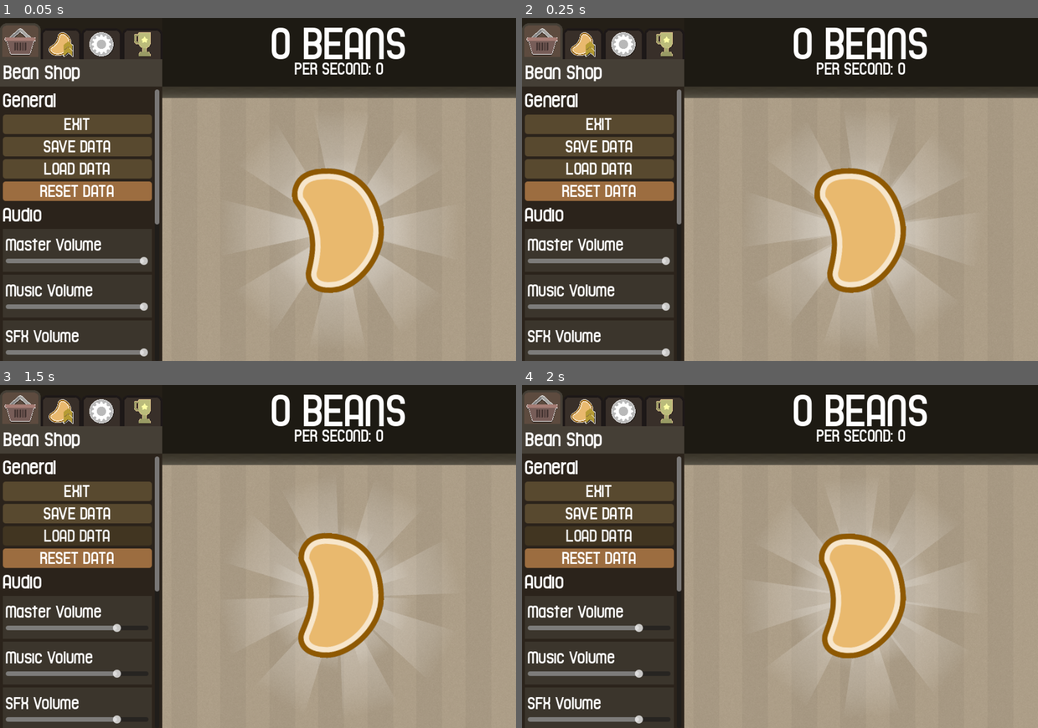
Above: before the commit, frames 1-4 (two rows, left to right).
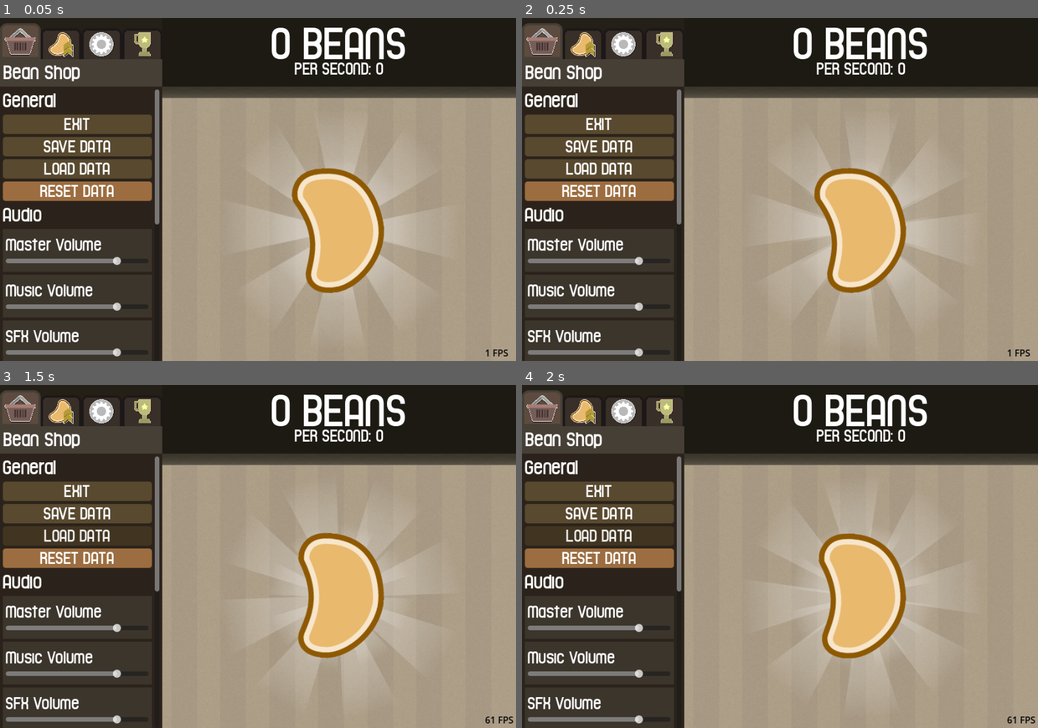
Above: after the commit, the same moments.

Repository: ZachSeb/BEAN-CLICKER-GODOT-4
Game: Godot game, scene res://scenes/levels/clicker_level.tscn
Two runs of this game, one before a commit and one after it. Both use one fixed random seed, a clock stepped at 60 frames per second and the inputs below.
Inputs:
- Up to frame 1 (0.05 s): no input
- Up to frame 2 (0.25 s): no input
- Up to frame 3 (1.5 s): click "SAVE DATA" at 0.5 s; click "LOAD DATA" at 1.25 s
- Up to frame 4 (2 s): no input

The runs differ from the first frame. In frame 1, 0.4% of the frame differs, in the area x 21-99%, y 69-99%; in frame 2, 0.4%; in frame 3, less than 0.1%; in frame 4, less than 0.1%.

Commit message:
idk what i did but it showed that i modified a lot of stuff lol

Diff:
--- a/globals/settings.gd
+++ /dev/null
@@ -1,115 +0,0 @@
-extends Node
-
-
-@export var master_volume = 0.8:
-	get: return master_volume
-	set(value):
-		master_volume = value
-		change_volume_of_bus(master_volume, "Master")
-
-@export var music_volume = 0.8:
-	get: return music_volume
-	set(value):
-		music_volume = value
-		change_volume_of_bus(music_volume, "Music")
-
-@export var sfx_volume = 0.8:
-	get: return sfx_volume
-	set(value):
-		sfx_volume = value
-		change_volume_of_bus(sfx_volume, "SFX")
-
-# SCREEN MODE: 0 = WINDOWED, 1 = FULLSCREEN, 2 = BORDERLESS
-@export var display_mode: int = 0:
-	get: return display_mode
-	set(value):
-		display_mode = value
-		set_display_mode(value)
-
-@export var vsync_enabled: bool = true:
-	get: return vsync_enabled
-	set(value):
-		vsync_enabled = value
-		toggle_vsync(value)
-
-signal display_fps_visiblity_changed
-@export var display_fps: bool = false:
-	get: return display_fps
-	set(value):
-		display_fps = value
-		display_fps_visiblity_changed.emit()
-
-signal toggle_particles_changed(particle: String)
-@export var bean_particles: bool = true:
-	get: return bean_particles
-	set(value):
-		bean_particles = value
-		toggle_particles_changed.emit("Bean")
-
-@export var text_particles: bool = true:
-	get: return text_particles
-	set(value):
-		text_particles = value
-		toggle_particles_changed.emit("Text")
-
-
-#func set_data(loaded_data: Dictionary):
-#	master_volume = loaded_data.MASTER_VOLUME
-#	music_volume = loaded_data.MUSIC_VOLUME
-#	sfx_volume = loaded_data.SFX_VOLUME
-#
-#	display_mode = loaded_data.DISPLAY_MODE
-#	vsync_enabled = loaded_data.VSYNC_ENABLED
-#	display_fps = loaded_data.DISPLAY_FPS
-#
-#	bean_particles = loaded_data.BEAN_PARTICLES
-#	text_particles = loaded_data.TEXT_PARTICLES
-
-func save_stats():
-	var save_dict = {
-		"filename" : $".".get_path(),
-		"parent" : get_parent().get_path(),
-
-		"master_volume" : master_volume,
-		"music_volume" : music_volume,
-		"sfx_volume" : sfx_volume,
-		"display_mode" : display_mode,
-		"vsync_enabled" : vsync_enabled,
-		"display_fps" : display_fps,
-		"bean_particles" : bean_particles,
-		"text_particles" : text_particles
-	}
-	return save_dict
-
-
-func _ready():
-	set_display_mode(display_mode)
-	toggle_vsync(vsync_enabled)
-
-
-func set_display_mode(value: int):
-	if value == 0:
-		DisplayServer.window_set_mode(DisplayServer.WINDOW_MODE_WINDOWED)
-		DisplayServer.window_set_flag(DisplayServer.WINDOW_FLAG_BORDERLESS, false)
-
-	if value == 1:
-		DisplayServer.window_set_mode(DisplayServer.WINDOW_MODE_FULLSCREEN)
-
-	if value == 2:
-		DisplayServer.window_set_flag(DisplayServer.WINDOW_FLAG_BORDERLESS, true)
-		DisplayServer.window_set_mode(DisplayServer.WINDOW_MODE_WINDOWED)
-
-
-func toggle_vsync(value: bool):
-	if value:
-		DisplayServer.window_set_vsync_mode(DisplayServer.VSYNC_ENABLED)
-	else:
-		DisplayServer.window_set_vsync_mode(DisplayServer.VSYNC_DISABLED)
-
-
-func change_volume_of_bus(value: float, bus_name: String):
-	var bus_index = AudioServer.get_bus_index(bus_name)
-	AudioServer.set_bus_volume_db(
-		bus_index,
-		linear_to_db(value)
-	)
--- a/globals/user.gd
+++ b/globals/user.gd
@@ -58,7 +58,6 @@
 func save_stats():
 	var save_dict = {
 		"filename" : $".".get_path(),
-		"parent" : get_parent().get_path(),
 
 		"beans" : beans,
 		"beans_per_click" : beans_per_click,
--- a/project.godot
+++ b/project.godot
@@ -15,7 +15,7 @@
 run/main_scene="res://scenes/levels/clicker_level.tscn"
 config/use_custom_user_dir=true
 config/custom_user_dir_name="BeanClickerGodot"
-config/features=PackedStringArray("4.1", "Mobile")
+config/features=PackedStringArray("4.2", "Mobile")
 config/icon="res://icon.png"
 
 [audio]
@@ -26,7 +26,7 @@
 
 SaveFile="*res://save_file.gd"
 User="*res://scenes/user.tscn"
-Settings="*res://globals/settings.gd"
+Settings="*res://scenes/gui/menus/side_menu.gd"
 
 [display]
 
--- a/save_file.gd
+++ b/save_file.gd
@@ -1,7 +1,7 @@
 extends Node
 
 const save_path = "user://savegame.save"
-signal file_loaded()
+signal file_loaded
 
 
 func save_file():
@@ -15,7 +15,7 @@
 
 		# Check the node has a save function.
 		if !node.has_method("save_stats"):
-			print("persistent node '%s' is missing a save() function, skipped" % node.name)
+			print("persistent node '%s' is missing a save_stats() function, skipped" % node.name)
 			continue
 
 		# Call the node's save function.
@@ -23,9 +23,10 @@
 
 		# JSON provides a static method to serialized JSON string.
 		var json_string = JSON.stringify(node_data)
-
 		# Store the save dictionary as a new line in the save file.
 		file.store_line(json_string)
+
+	file_loaded.emit()
 
 
 func load_file():
@@ -35,10 +36,6 @@
 	# We need to revert the game state so we're not cloning objects
 	# during loading. This will vary wildly depending on the needs of a
 	# project, so take care with this step.
-	# For our example, we will accomplish this by deleting saveable objects.
-#	var save_nodes = get_tree().get_nodes_in_group("Persist")
-#	for i in save_nodes:
-#		i.queue_free()
 
 	# Load the file line by line and process that dictionary to restore
 	# the object it represents.
@@ -77,7 +74,8 @@
 
 
 func reset_file():
-	pass
+	DirAccess.remove_absolute(save_path)
+	get_tree().quit()
 
 
 #func create_user_data() -> Dictionary:
--- a/scenes/gui/menus/side_menu.gd
+++ b/scenes/gui/menus/side_menu.gd
@@ -1,45 +1,134 @@
-extends Control
-
+extends Node
 
 @export var tab_group: ButtonGroup
-@export var open_close_duration = 0.6
-var open: bool = true
+
+@export_group("Settings Values")
+@export var master_volume = 0.8:
+	get: return master_volume
+	set(value):
+		master_volume = value
+		change_volume_of_bus(master_volume, "Master")
+
+@export var music_volume = 0.8:
+	get: return music_volume
+	set(value):
+		music_volume = value
+		change_volume_of_bus(music_volume, "Music")
+
+@export var sfx_volume = 0.8:
+	get: return sfx_volume
+	set(value):
+		sfx_volume = value
+		change_volume_of_bus(sfx_volume, "SFX")
+
+# SCREEN MODE: 0 = WINDOWED, 1 = FULLSCREEN, 2 = BORDERLESS
+@export var display_mode: int = 0:
+	get: return display_mode
+	set(value):
+		display_mode = value
+		set_display_mode(value)
+
+@export var vsync_enabled: bool = true:
+	get: return vsync_enabled
+	set(value):
+		vsync_enabled = value
+		toggle_vsync(value)
+
+signal display_fps_visiblity_changed
+@export var display_fps: bool = false:
+	get: return display_fps
+	set(value):
+		display_fps = value
+		display_fps_visiblity_changed.emit()
+#
+signal toggle_particles_changed(particle: String, toggle: bool)
+@export var bean_particles: bool = true:
+	get: return bean_particles
+	set(value):
+		bean_particles = value
+		toggle_particles_changed.emit("Bean")
+
+@export var text_particles: bool = true:
+	get: return text_particles
+	set(value):
+		text_particles = value
+		toggle_particles_changed.emit("Text")
 
 
 func _on_top_menu_change_state(state: String):
 	for states in $MenuStates.get_children():
 		states.visible = false
 
-
-
 	if state == "Shop":
 		$MenuStates/Shop.visible = true
-
 	elif state == "Upgrades":
 		$MenuStates/Upgrades.visible = true
-
 	elif state == "Settings":
 		$MenuStates/Settings.visible = true
-
 	elif state == "Achievements":
 		$MenuStates/Achievements.visible = true
-
 	else:
-		print(str(state, " is not valid"))
-
+		print(str(state, " is not valid. Error"))
 
 # settings
 func _on_save_button_pressed():
 	SaveFile.save_file()
+func _on_load_button_pressed():
+	SaveFile.load_file()
+func _on_exit_button_pressed():
+	get_tree().quit()
+func _on_reset_button_pressed():
+	SaveFile.reset_file()
 
 
-func _on_load_button_pressed():
-	SaveFile.load_file()
+func change_volume_of_bus(value: float, bus_name: String):
+	print("does this print twice")
+	print(value, bus_name)
+
+	var bus_index = AudioServer.get_bus_index(bus_name)
+	AudioServer.set_bus_volume_db(
+		bus_index,
+		linear_to_db(value)
+	)
 
 
-func _on_exit_button_pressed():
-	get_tree().quit()
+func toggle_vsync(value: bool):
+	if value:
+		DisplayServer.window_set_vsync_mode(DisplayServer.VSYNC_ENABLED)
+	else:
+		DisplayServer.window_set_vsync_mode(DisplayServer.VSYNC_DISABLED)
 
 
-func _on_reset_button_pressed():
-	SaveFile.reset_file()
+func set_display_mode(value: int):
+	if value == 0:
+		DisplayServer.window_set_mode(DisplayServer.WINDOW_MODE_WINDOWED)
+		DisplayServer.window_set_flag(DisplayServer.WINDOW_FLAG_BORDERLESS, false)
+
+	if value == 1:
+		DisplayServer.window_set_mode(DisplayServer.WINDOW_MODE_FULLSCREEN)
+
+	if value == 2:
+		DisplayServer.window_set_flag(DisplayServer.WINDOW_FLAG_BORDERLESS, true)
+		DisplayServer.window_set_mode(DisplayServer.WINDOW_MODE_WINDOWED)
+
+
+func save_stats():
+	var save_dict = {
+		"filename" : $".".get_path(),
+
+		"master_volume" : master_volume,
+		"music_volume" : music_volume,
+		"sfx_volume" : sfx_volume,
+
+		"display_mode" : display_mode,
+		"vsync_enabled" : vsync_enabled,
+		"display_fps" : display_fps,
+
+		"bean_particles" : bean_particles,
+		"text_particles" : text_particles
+	}
+	return save_dict
+
+
+func _process(_delta):
+	print(master_volume)
--- a/scenes/gui/menus/side_menu.tscn
+++ b/scenes/gui/menus/side_menu.tscn
@@ -1,17 +1,16 @@
-[gd_scene load_steps=27 format=3 uid="uid://c1c5tcih7m31j"]
+[gd_scene load_steps=26 format=3 uid="uid://c1c5tcih7m31j"]
 
 [ext_resource type="Script" path="res://addons/SmoothScroll/SmoothScrollContainer.gd" id="1_i08l8"]
 [ext_resource type="Script" path="res://scenes/gui/menus/side_menu.gd" id="1_nvw2w"]
 [ext_resource type="PackedScene" uid="uid://6a8dhg3nj3l2" path="res://scenes/gui/side_menu_elements/buttons/shop_buttons/shop_cursor_button.tscn" id="2_1w61d"]
-[ext_resource type="ButtonGroup" uid="uid://bdb6gqg1p5art" path="res://scenes/gui/side_menu_elements/buttons/button_groups/tab_buttons.tres" id="2_4d2kr"]
 [ext_resource type="FontFile" uid="uid://bjvt65cn1k27y" path="res://graphics/fonts/ToonAround.otf" id="5_0ooia"]
 [ext_resource type="PackedScene" uid="uid://bswid0h7fhblc" path="res://scenes/gui/side_menu_elements/buttons/shop_buttons/shop_auto_clicker_button.tscn" id="5_df5lf"]
 [ext_resource type="PackedScene" uid="uid://61aytj55m2gh" path="res://scenes/gui/side_menu_elements/buttons/shop_buttons/shop_bean_farmer_button.tscn" id="6_5qr2e"]
 [ext_resource type="PackedScene" uid="uid://dhup07crwmafx" path="res://scenes/gui/side_menu_elements/buttons/shop_buttons/shop_farm_button.tscn" id="7_uddhx"]
 [ext_resource type="PackedScene" uid="uid://d3ipups12icjy" path="res://scenes/gui/side_menu_elements/buttons/shop_buttons/shop_bean_mine_button.tscn" id="8_rt5by"]
-[ext_resource type="PackedScene" uid="uid://lgq6scn0oxmw" path="res://scenes/gui/side_menu_elements/settings_elements/master_volume_slider.tscn" id="10_qduka"]
-[ext_resource type="PackedScene" uid="uid://scvacxxi50tn" path="res://scenes/gui/side_menu_elements/settings_elements/music_volume_slider.tscn" id="11_3v2v4"]
-[ext_resource type="PackedScene" uid="uid://dntxktwq6fxnw" path="res://scenes/gui/side_menu_elements/settings_elements/sfx_volume_slider.tscn" id="12_qv5j8"]
+[ext_resource type="PackedScene" uid="uid://lgq6scn0oxmw" path="res://scenes/gui/side_menu_elements/settings_elements/master_volume_slider.tscn" id="10_adyfm"]
+[ext_resource type="PackedScene" uid="uid://8rbhdb8qh66t" path="res://scenes/gui/side_menu_elements/settings_elements/music_volume_slider.tscn" id="11_u1yn8"]
+[ext_resource type="PackedScene" uid="uid://dntxktwq6fxnw" path="res://scenes/gui/side_menu_elements/settings_elements/sfx_volume_slider.tscn" id="12_5j6xc"]
 [ext_resource type="PackedScene" uid="uid://dd5fn8x6uu1f1" path="res://scenes/gui/side_menu_elements/settings_elements/display_mode_drop_down.tscn" id="13_eio7n"]
 [ext_resource type="PackedScene" uid="uid://dw8t182ugtnxq" path="res://scenes/gui/side_menu_elements/settings_elements/vsync_check_button.tscn" id="13_ndox6"]
 [ext_resource type="PackedScene" uid="uid://hajw4prg425d" path="res://scenes/gui/side_menu_elements/settings_elements/display_fps_check_button.tscn" id="13_ohmea"]
@@ -62,16 +61,15 @@
 corner_radius_bottom_right = 5
 corner_radius_bottom_left = 5
 
-[sub_resource type="ButtonGroup" id="ButtonGroup_aclrm"]
+[sub_resource type="ButtonGroup" id="ButtonGroup_x1eok"]
 resource_name = "TabButtons"
 
-[node name="SideMenu" type="Control"]
+[node name="SideMenu" type="Control" groups=["Persist"]]
 layout_mode = 3
 anchor_right = 0.315
 anchor_bottom = 1.0
 grow_vertical = 2
 script = ExtResource("1_nvw2w")
-tab_group = ExtResource("2_4d2kr")
 
 [node name="ColorRect" type="ColorRect" parent="."]
 layout_mode = 1
@@ -302,15 +300,15 @@
 theme_override_font_sizes/font_size = 35
 text = "Audio      "
 
-[node name="MasterVolumeSlider" parent="MenuStates/Settings/ScrollContainer/VBoxContainer" instance=ExtResource("10_qduka")]
-layout_mode = 2
-mouse_filter = 1
-
-[node name="MusicVolumeSlider" parent="MenuStates/Settings/ScrollContainer/VBoxContainer" instance=ExtResource("11_3v2v4")]
-layout_mode = 2
-mouse_filter = 1
-
-[node name="SFXVolumeSlider" parent="MenuStates/Settings/ScrollContainer/VBoxContainer" instance=ExtResource("12_qv5j8")]
+[node name="MasterVolumeSlider" parent="MenuStates/Settings/ScrollContainer/VBoxContainer" groups=["Persist"] instance=ExtResource("10_adyfm")]
+layout_mode = 2
+mouse_filter = 1
+
+[node name="MusicVolumeSlider" parent="MenuStates/Settings/ScrollContainer/VBoxContainer" groups=["Persist"] instance=ExtResource("11_u1yn8")]
+layout_mode = 2
+mouse_filter = 1
+
+[node name="SFXVolumeSlider" parent="MenuStates/Settings/ScrollContainer/VBoxContainer" groups=["Persist"] instance=ExtResource("12_5j6xc")]
 layout_mode = 2
 mouse_filter = 1
 
@@ -328,6 +326,7 @@
 [node name="VSyncCheckButton" parent="MenuStates/Settings/ScrollContainer/VBoxContainer" instance=ExtResource("13_ndox6")]
 layout_mode = 2
 mouse_filter = 1
+checked = true
 
 [node name="DisplayFPSCheckButton" parent="MenuStates/Settings/ScrollContainer/VBoxContainer" instance=ExtResource("13_ohmea")]
 layout_mode = 2
@@ -343,10 +342,12 @@
 [node name="BeanParticlesCheckButton" parent="MenuStates/Settings/ScrollContainer/VBoxContainer" instance=ExtResource("16_g1x5c")]
 layout_mode = 2
 mouse_filter = 1
+checked = true
 
 [node name="TextParticlesCheckButton" parent="MenuStates/Settings/ScrollContainer/VBoxContainer" instance=ExtResource("17_ac8i0")]
 layout_mode = 2
 mouse_filter = 1
+checked = true
 
 [node name="TextureRect" type="TextureRect" parent="MenuStates/Settings/ScrollContainer/VBoxContainer"]
 layout_mode = 2
--- a/scenes/gui/side_menu_elements/buttons/shop_buttons/side_menu_shop_button.gd
+++ b/scenes/gui/side_menu_elements/buttons/shop_buttons/side_menu_shop_button.gd
@@ -22,7 +22,6 @@
 func save_stats() -> Dictionary:
 	var save_dict = {
 		"filename" : $".".get_path(),
-		"parent" : get_parent().get_path(),
 
 		"cost" : cost,
 		"base_cost" : base_cost,
--- a/scenes/gui/side_menu_elements/settings_elements/bean_particles_check_button.gd
+++ b/scenes/gui/side_menu_elements/settings_elements/bean_particles_check_button.gd
@@ -1,9 +1 @@
 extends SettingsCheckButton
-
-
-func on_check_button_pressed_child():
-	Settings.bean_particles = $CheckButton.button_pressed
-
-
-func refresh():
-	$CheckButton.button_pressed = Settings.bean_particles
--- a/scenes/gui/side_menu_elements/settings_elements/bean_particles_check_button.tscn
+++ b/scenes/gui/side_menu_elements/settings_elements/bean_particles_check_button.tscn
@@ -6,5 +6,8 @@
 [node name="BeanParticlesCheckButton" instance=ExtResource("1_lqjgu")]
 script = ExtResource("2_pn8dm")
 
+[node name="CheckButton" parent="." index="1"]
+button_pressed = true
+
 [node name="Label" parent="." index="2"]
 text = "Bean Particles"
--- a/scenes/gui/side_menu_elements/settings_elements/display_fps_check_button.gd
+++ b/scenes/gui/side_menu_elements/settings_elements/display_fps_check_button.gd
@@ -1,9 +1 @@
 extends SettingsCheckButton
-
-func refresh():
-	$CheckButton.button_pressed = Settings.display_fps
-
-
-func on_check_button_pressed_child():
-	print(str($CheckButton.button_pressed))
-	Settings.display_fps = $CheckButton.button_pressed
--- a/scenes/gui/side_menu_elements/settings_elements/display_mode_drop_down.gd
+++ b/scenes/gui/side_menu_elements/settings_elements/display_mode_drop_down.gd
@@ -1,7 +1,8 @@
 extends SettingsDropDown
 
 func refresh():
-	$OptionButton.selected = Settings.display_mode
+	pass
+#	$OptionButton.selected = Settings.display_mode
 
 
 func on_item_selected(index: int):
--- a/scenes/gui/side_menu_elements/settings_elements/master_volume_slider.gd
+++ b/scenes/gui/side_menu_elements/settings_elements/master_volume_slider.gd
@@ -1,7 +1,7 @@
 extends SettingsSlider
 
 
-func on_slider_changed(value: float) -> void:
+func on_slider_changed(value):
 	Settings.master_volume = value
 
 
--- a/scenes/gui/side_menu_elements/settings_elements/music_volume_slider.gd
+++ b/scenes/gui/side_menu_elements/settings_elements/music_volume_slider.gd
@@ -1,7 +1,7 @@
 extends SettingsSlider
 
 
-func on_slider_changed(value: float) -> void:
+func on_slider_changed(value):
 	Settings.music_volume = value
 
 
--- a/scenes/gui/side_menu_elements/settings_elements/presets/settings_check_button.gd
+++ b/scenes/gui/side_menu_elements/settings_elements/presets/settings_check_button.gd
@@ -1,22 +1,35 @@
 extends Control
 class_name SettingsCheckButton
 
+@export var checked: bool:
+	get: return checked
+	set(value):
+		checked = value
+		refresh()
+
+
 
 func _ready():
-	var check_button = get_node("CheckButton")
+	refresh()
 
-	check_button.pressed.connect(on_check_button_pressed_parent)
-	SaveFile.file_loaded.connect(refresh)
+	$CheckButton.pressed.connect(func super_on_check_button_pressed():
+		checked = $CheckButton.button_pressed
+		$CheckPressSFX.play()
+		on_check_button_pressed()
+	)
+
+
+func on_check_button_pressed():
+	pass
 
 
 func refresh():
-	print("refresh settings check button")
+	$CheckButton.button_pressed = checked
 
 
-func on_check_button_pressed_parent():
-	$CheckPressSFX.play()
-	on_check_button_pressed_child()
-
-
-func on_check_button_pressed_child():
-	print("custom function")
+func save_stats() -> Dictionary:
+	var save_dict = {
+		"filename" : $".".get_path(),
+		"checked" : checked
+	}
+	return save_dict
--- a/scenes/gui/side_menu_elements/settings_elements/presets/settings_check_button.tscn
+++ b/scenes/gui/side_menu_elements/settings_elements/presets/settings_check_button.tscn
@@ -5,7 +5,7 @@
 [ext_resource type="FontFile" uid="uid://bjvt65cn1k27y" path="res://graphics/fonts/ToonAround.otf" id="3_rbmss"]
 [ext_resource type="AudioStream" uid="uid://g3y2kp41otav" path="res://sounds/sfx/check_press.wav" id="4_j5dr0"]
 
-[node name="SettingsCheckButton" type="Control"]
+[node name="SettingsCheckButton" type="Control" groups=["Persist"]]
 custom_minimum_size = Vector2(260, 75)
 layout_mode = 3
 anchors_preset = 15
--- a/scenes/gui/side_menu_elements/settings_elements/presets/settings_slider.gd
+++ b/scenes/gui/side_menu_elements/settings_elements/presets/settings_slider.gd
@@ -1,21 +1,17 @@
 extends Control
 class_name SettingsSlider
 
-@onready var slider = get_node("HSlider")
+
+func _ready():
+	refresh()
+
+	SaveFile.file_loaded.connect(refresh)
+	$HSlider.value_changed.connect(on_slider_changed)
 
 
-func _ready():
-	slider.value_changed.connect(on_slider_changed)
-	SaveFile.file_loaded.connect(refresh)
-
-
-func on_slider_changed(value: float) -> void:
-#	AudioServer.set_bus_volume_db(
-#		bus_index,
-#		linear_to_db(value)
-#	)
-	print(value)
+func on_slider_changed(value):
+	pass
 
 
 func refresh():
-	print("refresh")
+	pass
--- a/scenes/gui/side_menu_elements/settings_elements/sfx_volume_slider.gd
+++ b/scenes/gui/side_menu_elements/settings_elements/sfx_volume_slider.gd
@@ -1,6 +1,7 @@
 extends SettingsSlider
 
-func on_slider_changed(value: float) -> void:
+
+func on_slider_changed(value):
 	Settings.sfx_volume = value
 
 
--- a/scenes/gui/side_menu_elements/settings_elements/text_particles_check_button.gd
+++ b/scenes/gui/side_menu_elements/settings_elements/text_particles_check_button.gd
@@ -1,9 +1 @@
 extends SettingsCheckButton
-
-
-func on_check_button_pressed_child():
-	Settings.text_particles = $CheckButton.button_pressed
-
-
-func refresh():
-	$CheckButton.button_pressed = Settings.text_particles
--- a/scenes/gui/side_menu_elements/settings_elements/text_particles_check_button.tscn
+++ b/scenes/gui/side_menu_elements/settings_elements/text_particles_check_button.tscn
@@ -6,6 +6,9 @@
 [node name="TextParticlesCheckButton" instance=ExtResource("1_6j71u")]
 script = ExtResource("2_1madk")
 
+[node name="CheckButton" parent="." index="1"]
+button_pressed = true
+
 [node name="Label" parent="." index="2"]
 rotation = -0.000214178
 text = "Text Particles"
--- a/scenes/gui/side_menu_elements/settings_elements/vsync_check_button.gd
+++ b/scenes/gui/side_menu_elements/settings_elements/vsync_check_button.gd
@@ -1,9 +1 @@
 extends SettingsCheckButton
-
-
-func refresh():
-	$CheckButton.button_pressed = Settings.vsync_enabled
-
-
-func on_check_button_pressed_child():
-	Settings.vsync_enabled = $CheckButton.button_pressed
--- a/scenes/gui/side_menu_elements/settings_elements/vsync_check_button.tscn
+++ b/scenes/gui/side_menu_elements/settings_elements/vsync_check_button.tscn
@@ -6,5 +6,8 @@
 [node name="VSyncCheckButton" instance=ExtResource("1_5hjku")]
 script = ExtResource("2_5255u")
 
+[node name="CheckButton" parent="." index="1"]
+button_pressed = true
+
 [node name="Label" parent="." index="2"]
 text = "VSync"
--- a/scenes/levels/clicker_level.gd
+++ b/scenes/levels/clicker_level.gd
@@ -3,4 +3,3 @@
 
 func _ready():
 	SaveFile.load_file()
-	print(User.beans)
--- a/scenes/levels/clicker_level.tscn
+++ b/scenes/levels/clicker_level.tscn
@@ -1,11 +1,10 @@
-[gd_scene load_steps=8 format=3 uid="uid://bkpkc2jsrkyj5"]
+[gd_scene load_steps=7 format=3 uid="uid://bkpkc2jsrkyj5"]
 
 [ext_resource type="Script" path="res://save_file.gd" id="1_0tll7"]
 [ext_resource type="Script" path="res://scenes/levels/clicker_level.gd" id="1_jjpxq"]
 [ext_resource type="PackedScene" uid="uid://cfwojk37ldidu" path="res://scenes/objects/background.tscn" id="2_eewli"]
 [ext_resource type="PackedScene" uid="uid://hyvaqgnbrom1" path="res://scenes/objects/ui.tscn" id="3_pl4xx"]
 [ext_resource type="PackedScene" uid="uid://qm7ka0dgvc3h" path="res://scenes/playlist.tscn" id="6_4pqdu"]
-[ext_resource type="PackedScene" uid="uid://c7x1r870f8gmy" path="res://scenes/settings.tscn" id="6_eo283"]
 [ext_resource type="PackedScene" uid="uid://1napypaktu83" path="res://scenes/user.tscn" id="6_j0cuc"]
 
 [node name="ClickerLevel" type="Node2D"]
@@ -17,8 +16,6 @@
 
 [node name="User" parent="." instance=ExtResource("6_j0cuc")]
 
-[node name="Settings" parent="User" instance=ExtResource("6_eo283")]
-
 [node name="Save" type="Node" parent="User"]
 script = ExtResource("1_0tll7")
 
--- a/scenes/objects/FPSCounter.gd
+++ b/scenes/objects/FPSCounter.gd
@@ -7,7 +7,8 @@
 
 
 func update_visibilty():
-	$".".visible = Settings.display_fps
+#	$".".visible = Settings.display_fps
+	pass
 
 
 func on_display_fps_visiblity_changed():
--- a/scenes/objects/center_bean.gd
+++ b/scenes/objects/center_bean.gd
@@ -26,12 +26,12 @@
 	bean_button.scale = Vector2(default_scale, default_scale)
 
 
-func on_toggle_particles_changed(particle: String):
-	if particle == "Bean" and not Settings.bean_particles:
+func on_toggle_particles_changed(particle: String, toggle: bool):
+	if particle == "Bean" and not toggle:
 		for bean in $"../MiniBeans".get_children():
 			bean.queue_free()
 
-	elif particle == "Text" and not Settings.text_particles:
+	elif particle == "Text" and not toggle:
 		for text in $TextParticles.get_children():
 			text.queue_free()
 
--- a/scenes/settings.tscn
+++ /dev/null
@@ -1,6 +0,0 @@
-[gd_scene load_steps=2 format=3 uid="uid://c7x1r870f8gmy"]
-
-[ext_resource type="Script" path="res://globals/settings.gd" id="1_408jg"]
-
-[node name="Settings" type="Node" groups=["Persist"]]
-script = ExtResource("1_408jg")
Not shown: 1 places in scenes/gui/menus/side_menu.tscn that only renumber resources
Not shown: 1 places in scenes/gui/side_menu_elements/settings_elements/music_volume_slider.tscn that only renumber resources
Not shown: 1 places in scenes/objects/center_bean.tscn that only renumber resources
Not shown: 2 places in scenes/objects/ui.tscn that only renumber resources
